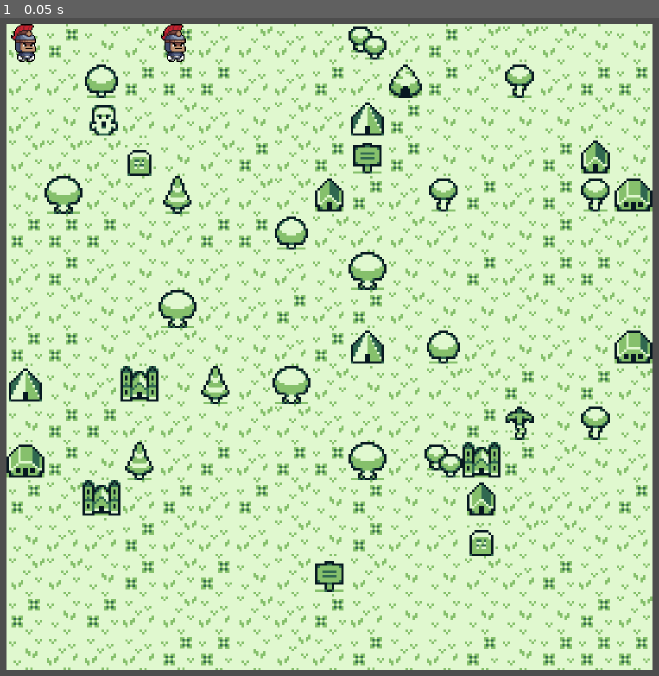
Above: before the commit, frame 1.
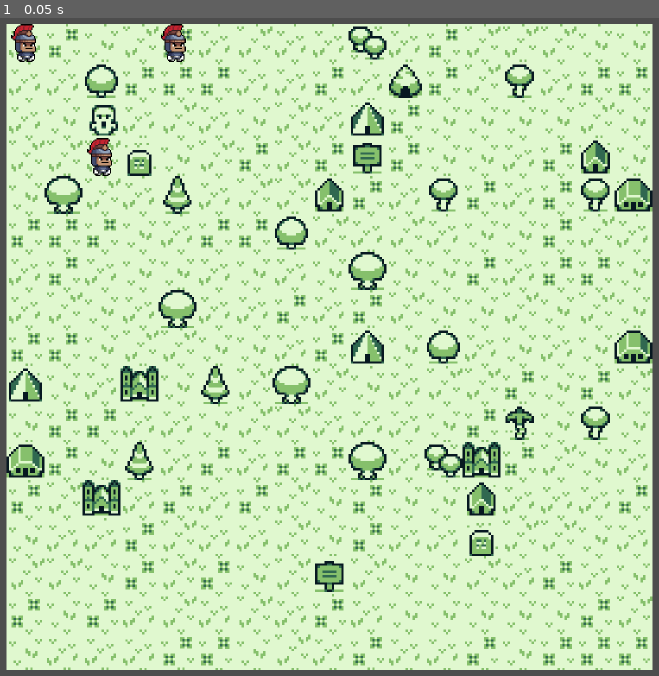
Above: after the commit, the same moment.

Repository: Verdict33/Kyrsovaia_OOP
Game: Godot game, scene res://scene/world.tscn
Same seed, same stepped clock (60 frames per second), same inputs: the game is played once before the commit and once after it.
Inputs:
- Up to frame 1 (0.05 s): no input

The runs differ from the first frame. In frame 1, 0.2% of the frame differs, in the area x 13-17%, y 18-25%.

Commit message:
changing the logic of player unit movement

Diff:
--- a/scene/world.tscn
+++ b/scene/world.tscn
@@ -175,5 +175,8 @@
 [node name="Player2" parent="Units" instance=ExtResource("1_w4qq1")]
 position = Vector2(71, 8)
 
+[node name="Player3" parent="Units" instance=ExtResource("1_w4qq1")]
+position = Vector2(40, 56)
+
 [node name="Enemy" parent="." instance=ExtResource("3_w4qq1")]
 position = Vector2(40, 40)
--- a/scripts/game_manager.gd
+++ b/scripts/game_manager.gd
@@ -11,6 +11,24 @@
 	for child in units_container.get_children():
 		if child is Unit:
 			player_units.append(child)
+
+
+func _unhandled_input(event):
+	if event is InputEventMouseButton and event.pressed:
+		var mouse_pos = get_global_mouse_position()
+
+		# Попробовать выбрать юнита
+		var clicked_unit = get_unit_at_position(mouse_pos)
+		if clicked_unit and not clicked_unit.is_moving:
+			selected_unit = clicked_unit
+			print("Выбран юнит:", selected_unit.name)
+			return
+
+		# Если юнит выбран — попытка переместить его
+		if selected_unit:
+			var tile = tile_map.local_to_map(mouse_pos)
+			selected_unit.try_move_to(tile)
+
 
 func get_unit_at_position(pos: Vector2) -> Unit:
 	for unit in player_units:
@@ -26,23 +44,14 @@
 
 
 func select_unit(unit: Unit) -> void:
-	if unit.has_moved:
+	if unit.is_moving:
 		return
 	selected_unit = unit
-	print("Выбран юнит:", unit.name)
 
-func _unhandled_input(event):
-	if event is InputEventMouseButton and event.pressed:
-		var mouse_pos = get_global_mouse_position()
-
-		# Попробовать выбрать юнита
-		var clicked_unit = get_unit_at_position(mouse_pos)
-		if clicked_unit and not clicked_unit.has_moved:
-			selected_unit = clicked_unit
-			print("Выбран юнит:", selected_unit.name)
-			return
-
-		# Если юнит выбран — попытка переместить его
-		if selected_unit:
-			var tile = tile_map.local_to_map(mouse_pos)
-			selected_unit.try_move_to(tile)
+func get_occupied_cells(exclude: Unit) -> Array[Vector2i]:
+	var occupied: Array[Vector2i] = []
+	for unit in player_units:
+		if unit != exclude:
+			var cell = tile_map.local_to_map(unit.global_position)
+			occupied.append(cell)
+	return occupied
--- a/scripts/player.gd
+++ b/scripts/player.gd
@@ -1,26 +1,6 @@
 extends Unit
 
 @onready var ray_cast_2d = $RayCast2D
-
-#func _input(event) -> void:
-	#if event.is_action_pressed("move") == false:
-		#return
-	#var id_path
-	#
-	#if is_moving:
-		#id_path = astar_grid.get_id_path(
-			#tile_map.local_to_map(target_position),
-			#tile_map.local_to_map(get_global_mouse_position())
-		#)
-	#else :
-		#id_path = astar_grid.get_id_path(
-			#tile_map.local_to_map(global_position),
-			#tile_map.local_to_map(get_global_mouse_position())
-		#)
-		#
-	#if id_path.is_empty() == false:
-		#current_id_path = id_path
-
 
 func _physics_process(delta: float) -> void:
 	if current_id_path.is_empty():
@@ -36,7 +16,6 @@
 		if ray_cast_2d.is_colliding():
 			return
 
-
 	if is_moving == false:
 		target_position = tile_map.map_to_local(current_id_path.front())
 		is_moving = true
--- a/scripts/unit(class).gd
+++ b/scripts/unit(class).gd
@@ -32,24 +32,31 @@
 func _input(event) -> void:
 	pass
 
-
 func _physics_process(delta: float) -> void:
 	pass
-
-var has_moved = false
 
 func _on_area_2d_input_event(viewport, event, shape_idx):
 	if event is InputEventMouseButton and event.pressed:
 		GameManager.select_unit(self)
 
 func try_move_to(target_cell: Vector2i) -> void:
-	var id_path = astar_grid.get_id_path(
-		tile_map.local_to_map(global_position),
-		target_cell
-	)
+	var start_cell = tile_map.local_to_map(global_position)
+
+	var occupied = GameManager.get_occupied_cells(self)
+
+	for cell in occupied:
+		if astar_grid.is_in_boundsv(cell):
+			astar_grid.set_point_solid(cell, true)
+
+	var id_path = astar_grid.get_id_path(start_cell, target_cell)
+
+	for cell in occupied:
+		if astar_grid.is_in_boundsv(cell):
+			astar_grid.set_point_solid(cell, false)
 
 	if id_path.is_empty():
+		print("Путь не найден")
 		return
 
 	current_id_path = id_path
-	is_moving = false  # флаг сброса перед началом движения
+	is_moving = false
